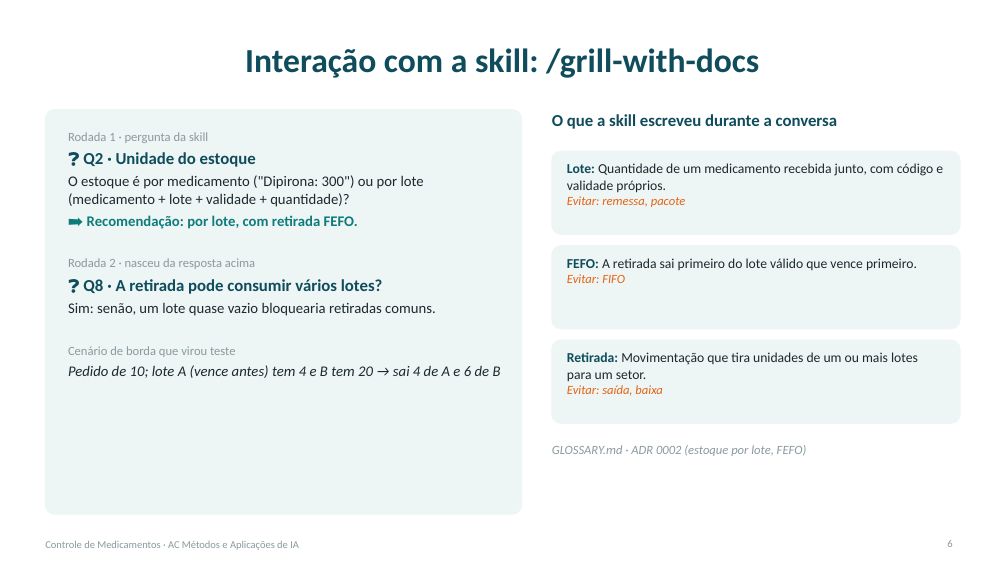
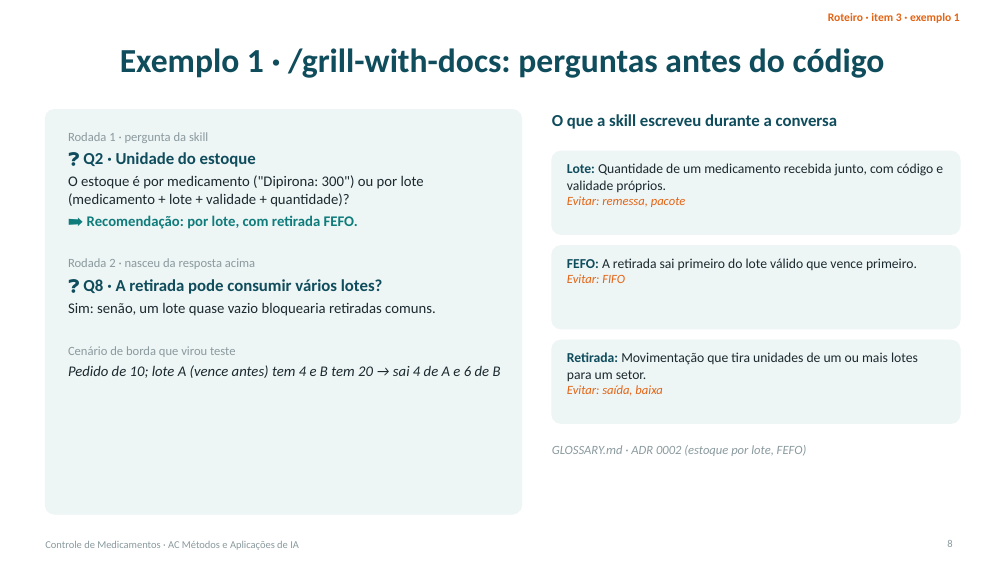
Before and after one commit to BeatrizSamaha/ac-ia-skills, a slide deck: slide 8 of slides/apresentacao.pptx (slide 6 before the commit). Drawn at 1008x567 pixels with LibreOffice and Linux fonts; fonts in the diff are those of the drawing. Boxes give left, top, right and bottom in pixels: in the first picture for what was removed or moved away, otherwise in the second. Text is boxed around its words. In the diff, an @@ line names an element or a change of style, - is before the commit and + after.

Commit message:
Slides: roteiro do enunciado, critérios, exemplos com prints reais e 7 perguntas da seção 5

```diff
--- a/slides/apresentacao.pptx
+++ b/slides/apresentacao.pptx
@@ text added at <box>828,13,960,23</box>, 11 pt, text #E36414, bold @@
+Roteiro · item 3 · exemplo 1
@@ title at <box>120,48,885,78</box>: text changed @@
-Interação com a skill: /grill-with-docs
+Exemplo 1 · /grill-with-docs: perguntas antes do código
```
Also in this commit, not shown: 13 other slides changed, 6 slides added, 1 slide removed, 10 other files.
